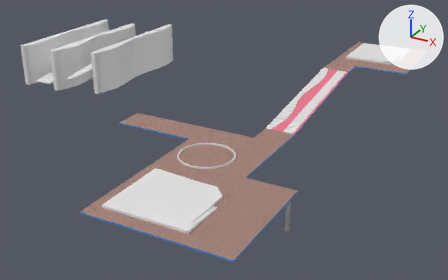
What one commit did to the Blender file Utils/Modelos/PlataformaCompletaJoao.blend.
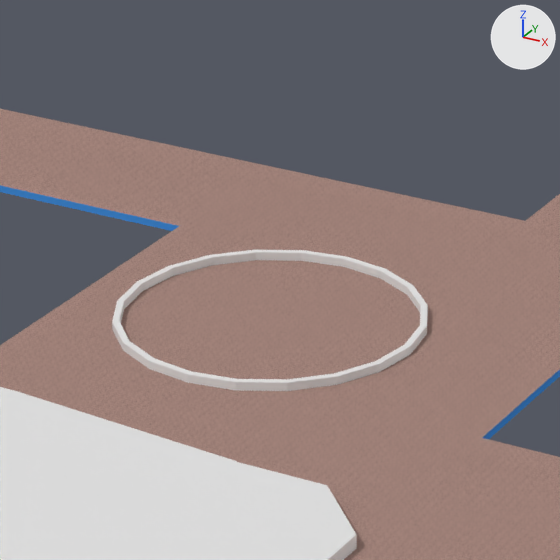
There are two pictures of each version: one whole from a 50 mm lens placed at (57.0, -259.1, 79.3), pointed at (-60.5, -45.4, -27.5), one close up on the part from 35% to 58% of the width and 35% to 72% of the height. Arrows for +X, +Y and +Z are at upper right; the lights stay in place.

Objects in the first close-up: 'BaseBrinquedos.001', 'BaseQuiosqueInferior', 'CirculoBaseBrinquedos', 'PlataformaInferior', 'PlataformaInferior.001', 'RampaEntrada.001'.
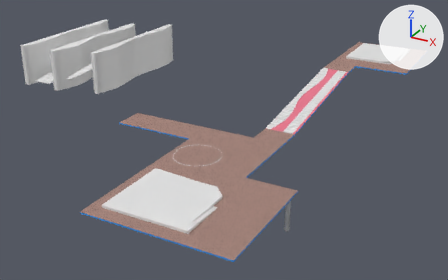
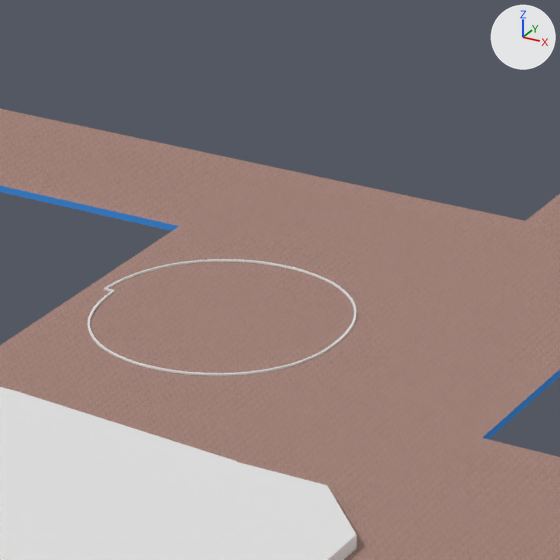
Commit message: base dos brinquedos

What differs and where, as boxes (x1, y1, x2, y2) in the close-ups (560 x 560 px):
'CirculoBaseBrinquedos', hidden
    before: (112, 250, 428, 392)
'Plane.002', added
    after: (88, 259, 356, 376)

What the commit changed:
Mesh me_plane_006 is new.
It has 1436 vertices, 1436 faces and spans x -0.7..16.4, y -8.2..8.9, z 0.0..0.1.
Object 'CirculoBaseBrinquedos' (ob_circulobasebrinquedos) moves from (-41.01, -93.28, -11.0) to (-44.63, -94.01, -11.0).
Object 'CirculoBaseBrinquedos' (ob_circulobasebrinquedos) is rescaled from (1.0, 1.0, 1.0) to (0.86, 0.86, 0.86).
Object 'CirculoBaseBrinquedos' (ob_circulobasebrinquedos) is now hidden.
Object 'Plane.002' (ob_plane_002) is new; it shows me_plane_006.
Its location is (-52.14, -94.48, -11.05).
